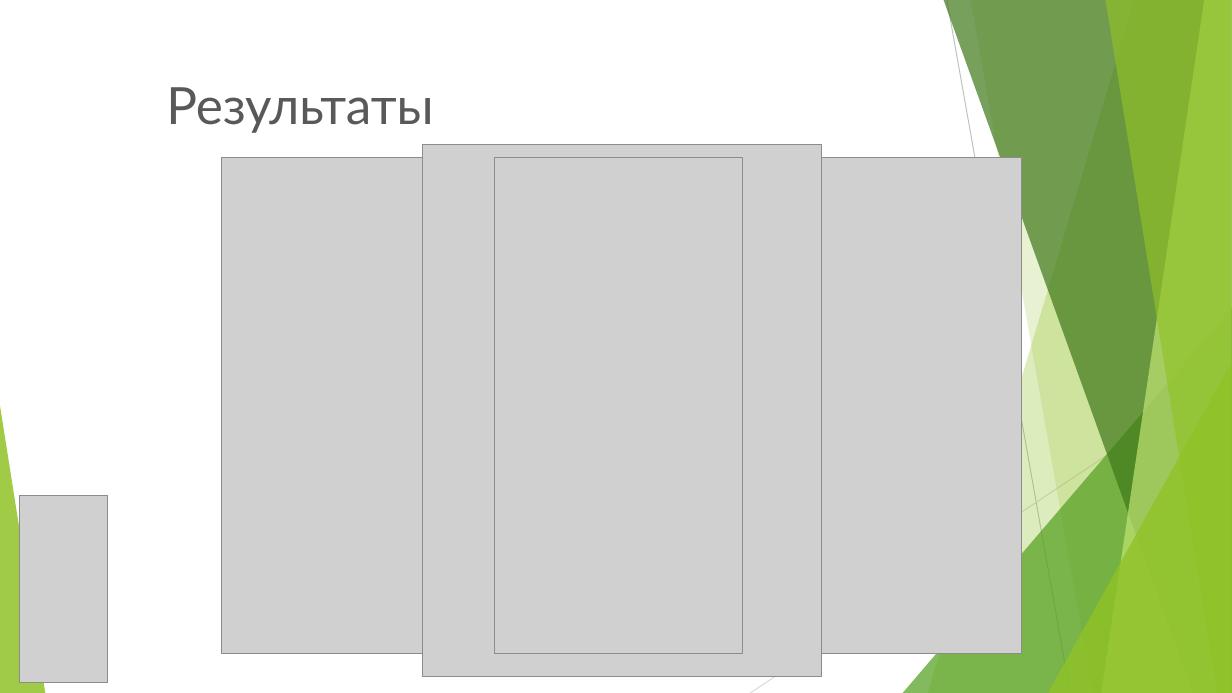
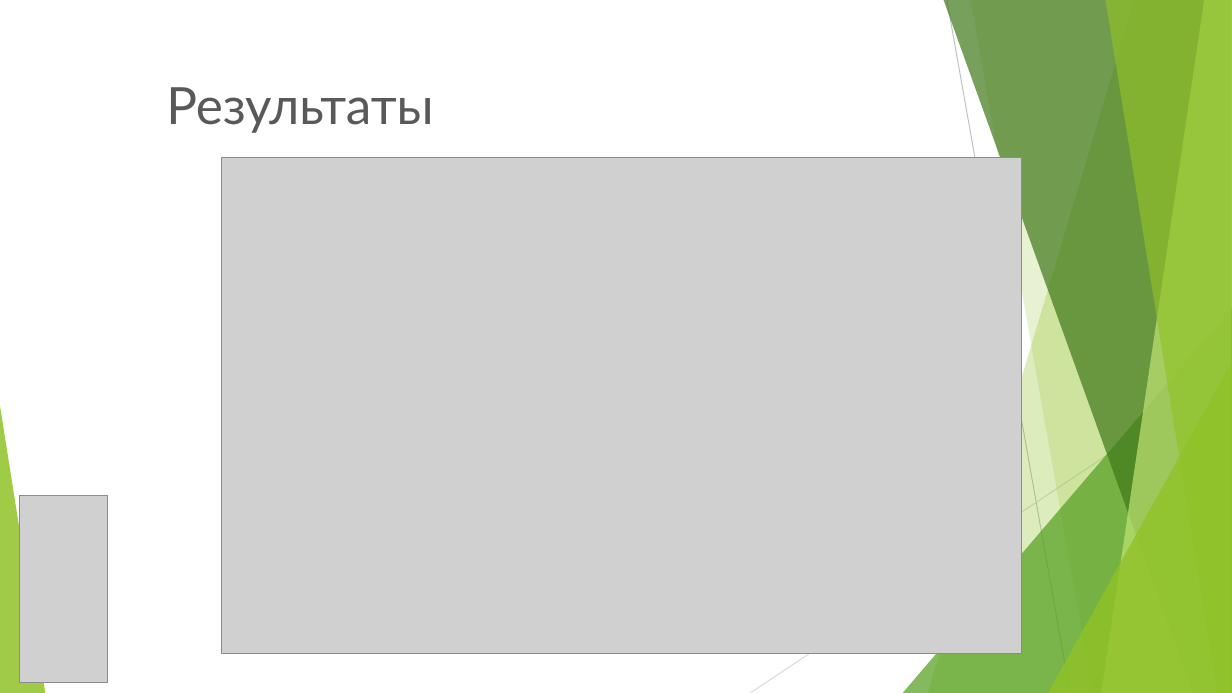
Before and after one commit to zlatopyst/DESING, a slide deck: slide 21 of doc/ProjectBot.pptx (slide 14 before the commit). Drawn at 1232x693 pixels with LibreOffice and Linux fonts; fonts in the diff are those of the drawing; grey boxes stand for pictures; background and template pictures are left out. Boxes give left, top, right and bottom in pixels: in the first picture for what was removed or moved away, otherwise in the second. Text is boxed around its words. In the diff, an @@ line names an element or a change of style, - is before the commit and + after.

```diff
--- a/doc/ProjectBot.pptx
+++ b/doc/ProjectBot.pptx
@@ picture removed at <box>422,144,822,677</box> @@
@@ picture removed at <box>494,158,742,654</box> @@
```
Also in this commit, not shown: 3 other slides changed, 10 slides added.
